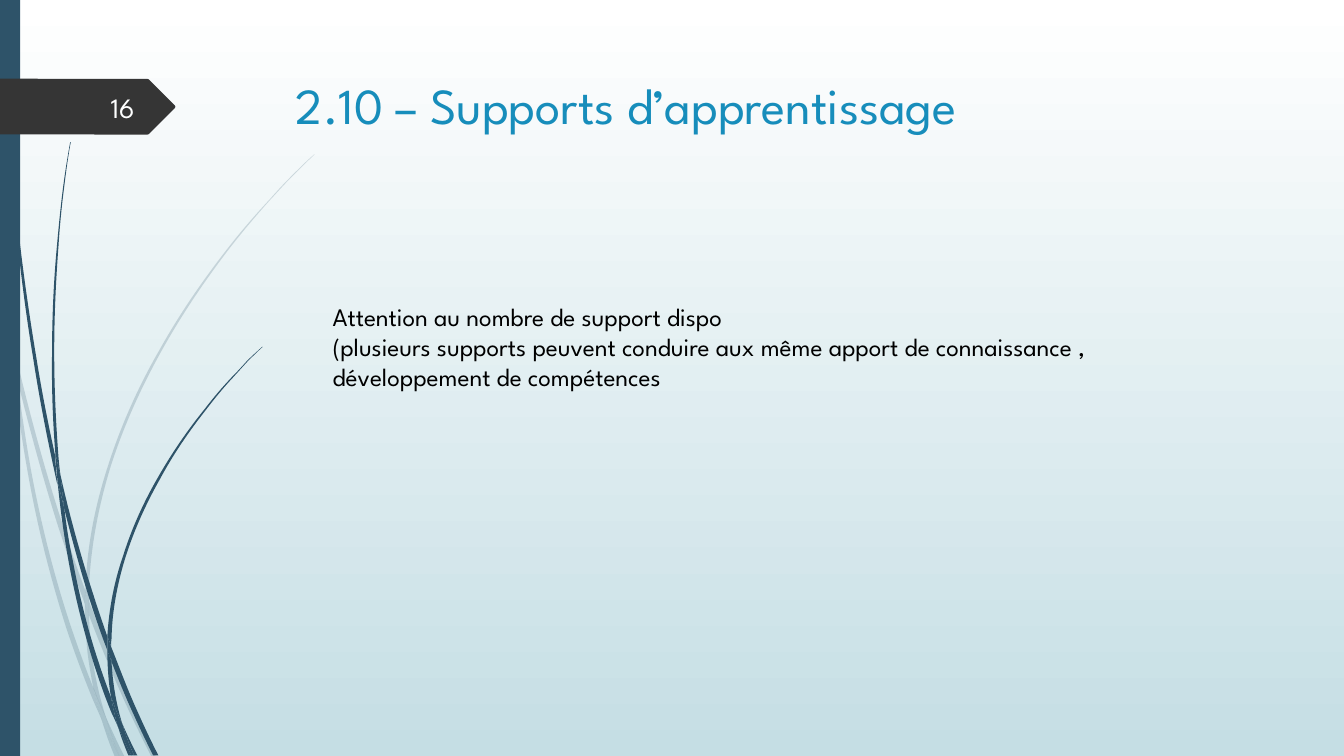
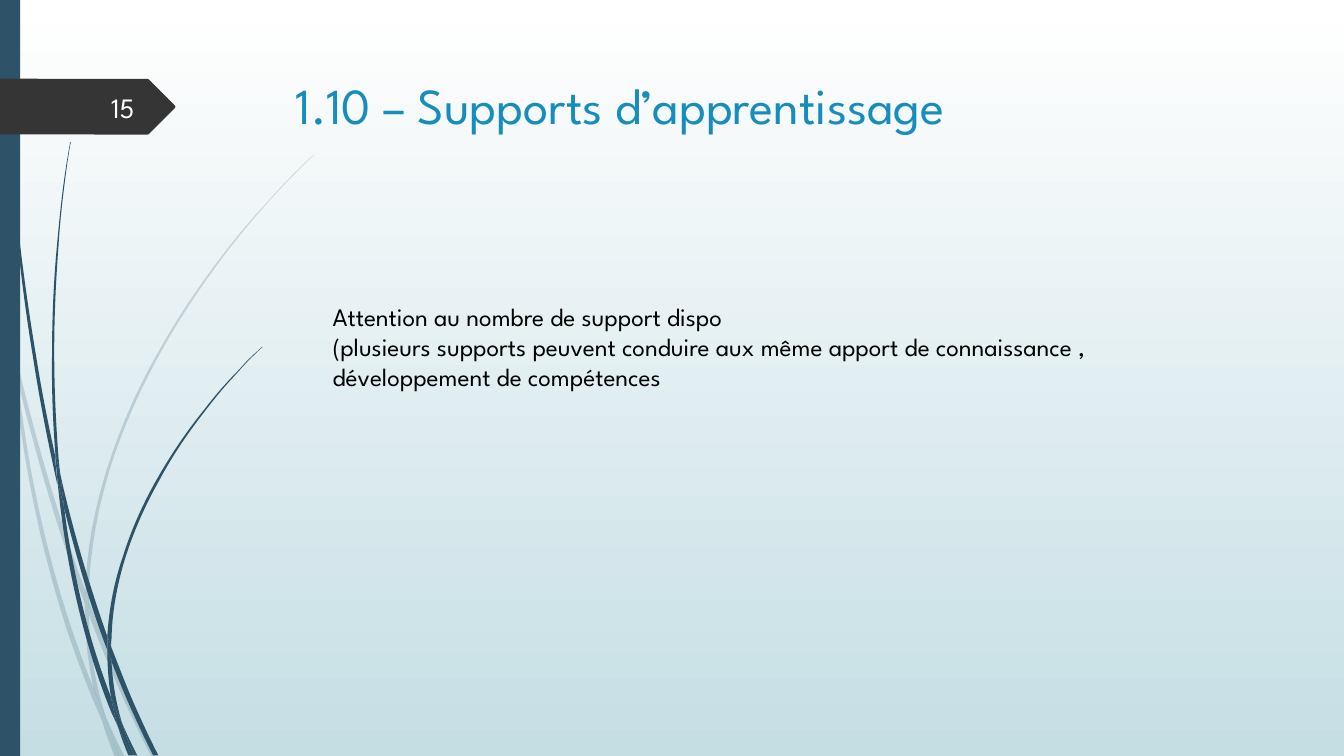
Before and after one commit to SdeuxiModeles/Modeles, a slide deck: slide 15 of NGEN.pptx (slide 16 before the commit). Drawn at 1344x756 pixels with LibreOffice and Linux fonts; fonts in the diff are those of the drawing. Boxes give left, top, right and bottom in pixels: in the first picture for what was removed or moved away, otherwise in the second. Text is boxed around its words. In the diff, an @@ line names an element or a change of style, - is before the commit and + after.

```diff
--- a/NGEN.pptx
+++ b/NGEN.pptx
@@ title at (x1=296, y1=89, x2=944, y2=135): text changed @@
-2.10 – Supports d’apprentissage
+1.10 – Supports d’apprentissage
@@ page number at (x1=111, y1=99, x2=134, y2=119): text changed @@
-16
+15
```
Also in this commit, not shown: 15 other slides changed, 1 other file.
